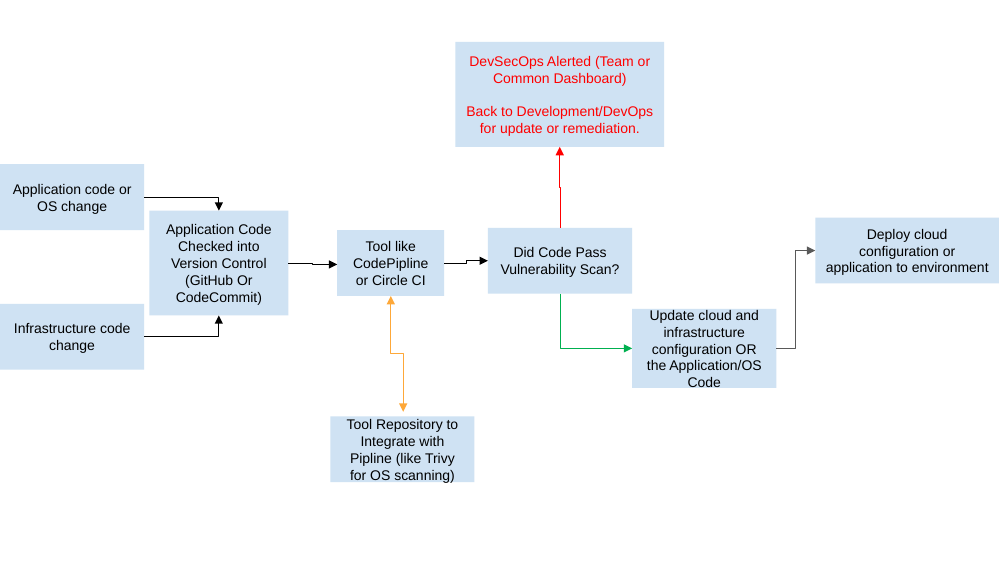
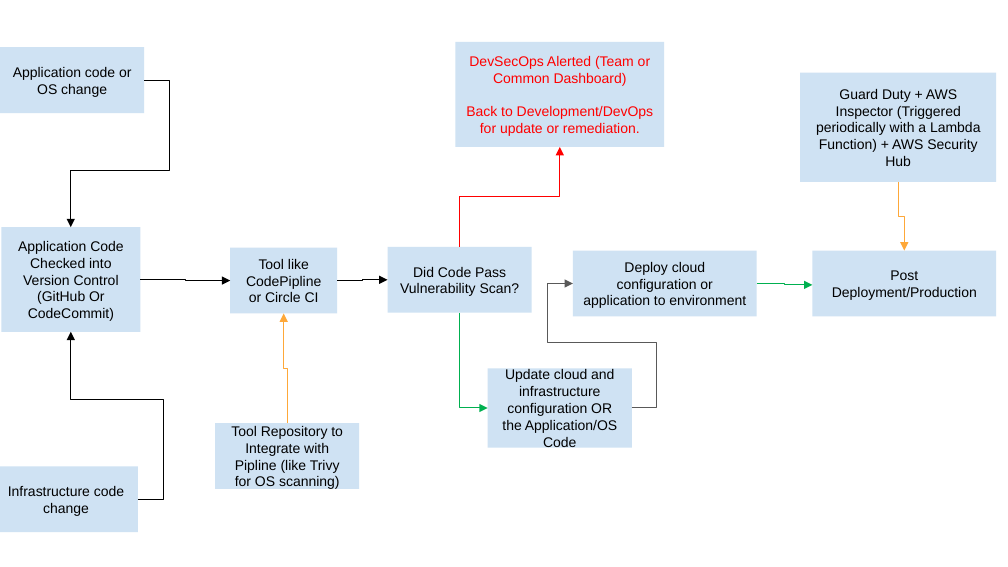
Before and after one commit to sakuffo/udc-cand-c3-ds-saa, a slide deck: slide 1 of Exercise_5/DevOpsSecPipeline.pptx. Drawn at 1008x567 pixels with LibreOffice and Linux fonts; fonts in the diff are those of the drawing. Boxes give left, top, right and bottom in pixels: in the first picture for what was removed or moved away, otherwise in the second. Text is boxed around its words. In the diff, an @@ line names an element or a change of style, - is before the commit and + after.

Commit message:
ppt changes

```diff
--- a/Exercise_5/DevOpsSecPipeline.pptx
+++ b/Exercise_5/DevOpsSecPipeline.pptx
@@ rectangle "Application code or OS change": place and size @@
-rectangle "Application code or OS change" at [0, 164, 144, 230]
+rectangle "Application code or OS change" at [0, 47, 144, 113]
@@ elbow arrow moved from (144, 198) - (219, 211) to (144, 81) - (71, 227) @@
@@ rectangle added at [800, 73, 996, 181], fill #CFE2F3, 10 pt, text #000000 @@
+Guard Duty + AWS Inspector (Triggered periodically with a Lambda Function) + AWS Security Hub
@@ elbow arrow moved from (560, 228) - (559, 147) to (460, 247) - (559, 147) @@
@@ elbow arrow added from (898, 182) to (904, 251), #FEA83A 0.75 pt @@
@@ rectangle "Application Code Checked into Version ...": place and size @@
-rectangle "Application Code Checked into Version ..." at [149, 211, 288, 316]
+rectangle "Application Code Checked into Version ..." at [1, 227, 140, 332]
@@ rectangle "Tool like CodePipline or Circle ...": place and size @@
-rectangle "Tool like CodePipline or Circle ..." at [338, 230, 445, 295]
+rectangle "Tool like CodePipline or Circle ..." at [230, 248, 337, 313]
@@ rectangle "Did Code Pass Vulnerability Scan?": place and size @@
-rectangle "Did Code Pass Vulnerability Scan?" at [488, 228, 632, 293]
+rectangle "Did Code Pass Vulnerability Scan?" at [387, 247, 531, 312]
@@ rectangle "Deploy cloud configuration or application ...": place and size @@
-rectangle "Deploy cloud configuration or application ..." at [815, 218, 999, 283]
+rectangle "Deploy cloud configuration or application ..." at [573, 251, 756, 317]
@@ rectangle added at [812, 251, 996, 317], fill #CFE2F3, 10 pt, text #000000 @@
+Post Deployment/Production
@@ elbow arrow moved from (288, 263) - (338, 264) to (140, 279) - (230, 280) @@
@@ elbow arrow moved from (445, 263) - (488, 261) to (338, 280) - (387, 280) @@
@@ elbow arrow moved from (776, 349) - (815, 251) to (632, 408) - (573, 283) @@
@@ elbow arrow added from (757, 283) to (812, 285), #00B050 0.75 pt @@
@@ elbow double arrow moved from (403, 412) - (391, 296) to (287, 423) - (283, 313) @@
@@ elbow double arrow (287, 423) - (283, 313): elbow double arrow to elbow arrow @@
@@ elbow arrow moved from (560, 293) - (632, 349) to (460, 312) - (488, 408) @@
@@ elbow arrow moved from (144, 337) - (219, 316) to (138, 499) - (71, 332) @@
@@ rectangle "Update cloud and infrastructure configuration ...": place and size @@
-rectangle "Update cloud and infrastructure configuration ..." at [632, 308, 776, 388]
+rectangle "Update cloud and infrastructure configuration ..." at [488, 368, 632, 448]
@@ rectangle "Tool Repository to Integrate with ...": place and size @@
-rectangle "Tool Repository to Integrate with ..." at [331, 416, 475, 482]
+rectangle "Tool Repository to Integrate with ..." at [215, 423, 359, 489]
@@ rectangle "Infrastructure code change": place and size @@
-rectangle "Infrastructure code change" at [0, 304, 144, 370]
+rectangle "Infrastructure code change" at [0, 467, 138, 532]
```
